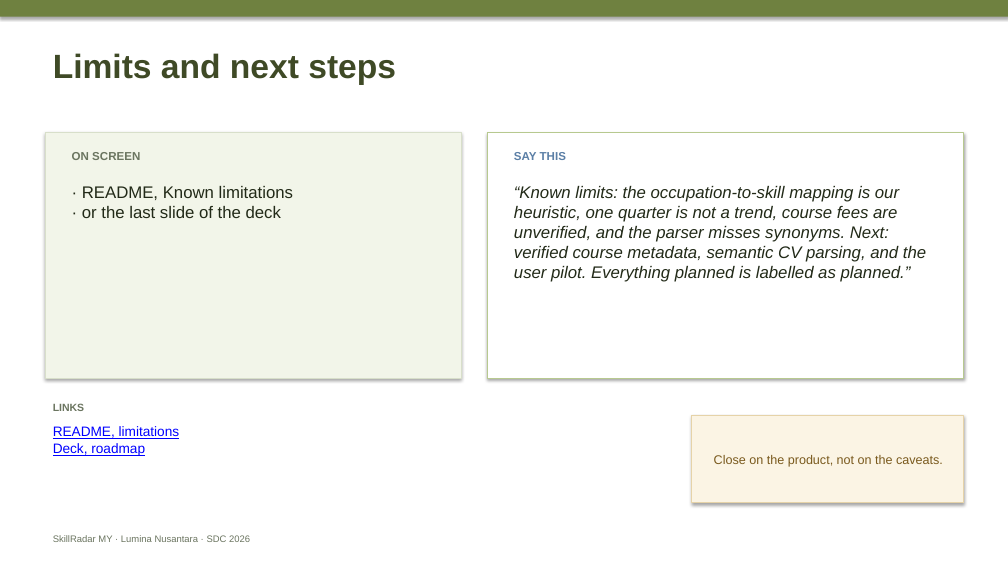
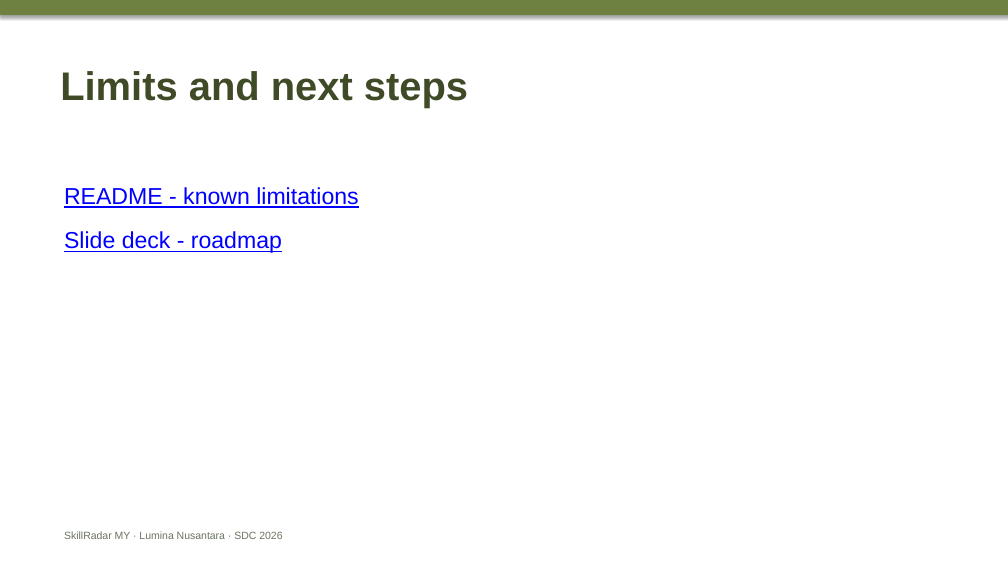
Before and after one commit to douyinlin/sdc2026-lumina-nusantara, a slide deck: slide 7 of team/CUE_DECK_4min10_to_6min.pptx. Drawn at 1008x567 pixels with LibreOffice and Linux fonts; fonts in the diff are those of the drawing. Boxes give left, top, right and bottom in pixels: in the first picture for what was removed or moved away, otherwise in the second. Text is boxed around its words. In the diff, an @@ line names an element or a change of style, - is before the commit and + after.

Commit message:
docs(team): strip the cue deck to title plus links

```diff
--- a/team/CUE_DECK_4min10_to_6min.pptx
+++ b/team/CUE_DECK_4min10_to_6min.pptx
@@ text "Limits and next steps": place and size @@
-text "Limits and next steps" at [53,53,396,85]
+text "Limits and next steps" at [60,71,468,108]
@@ text "Limits and next steps" at [60,71,468,108]: size 32 to 38 pt @@
@@ rectangle removed at [45,132,461,378] @@
@@ rectangle removed at [488,132,964,378] @@
@@ text removed at [72,152,140,160] @@
-ON SCREEN
@@ text removed at [514,152,566,160] @@
-SAY THIS
@@ text at [64,187,359,253]: text changed; size 13 to 22 pt @@
-README, limitations
-Deck, roadmap
+README - known limitations
+Slide deck - roadmap
@@ text removed at [82,186,293,218] @@
-· README, Known limitations
-· or the last slide of the deck
@@ text removed at [514,186,926,282] @@
-“Known limits: the occupation-to-skill mapping is our heuristic, one quarter is not a trend, course fees are unverified, and the parser misses synonyms. Next: verified course metadata, semantic CV parsing, and the user pilot. Everything planned is labelled as planned.”
@@ text removed at [53,403,84,411] @@
-LINKS
@@ rectangle removed at [692,416,964,503] @@
-Close on the product, not on the caveats.
@@ text "SkillRadar MY · Lumina Nusantara ...": place and size @@
-text "SkillRadar MY · Lumina Nusantara ..." at [53,535,250,542]
+text "SkillRadar MY · Lumina Nusantara ..." at [64,531,282,539]
@@ text "SkillRadar MY · Lumina Nusantara ..." at [64,531,282,539]: size 9 to 10 pt @@
```
Also in this commit, not shown: 6 other slides changed, 2 other files.
